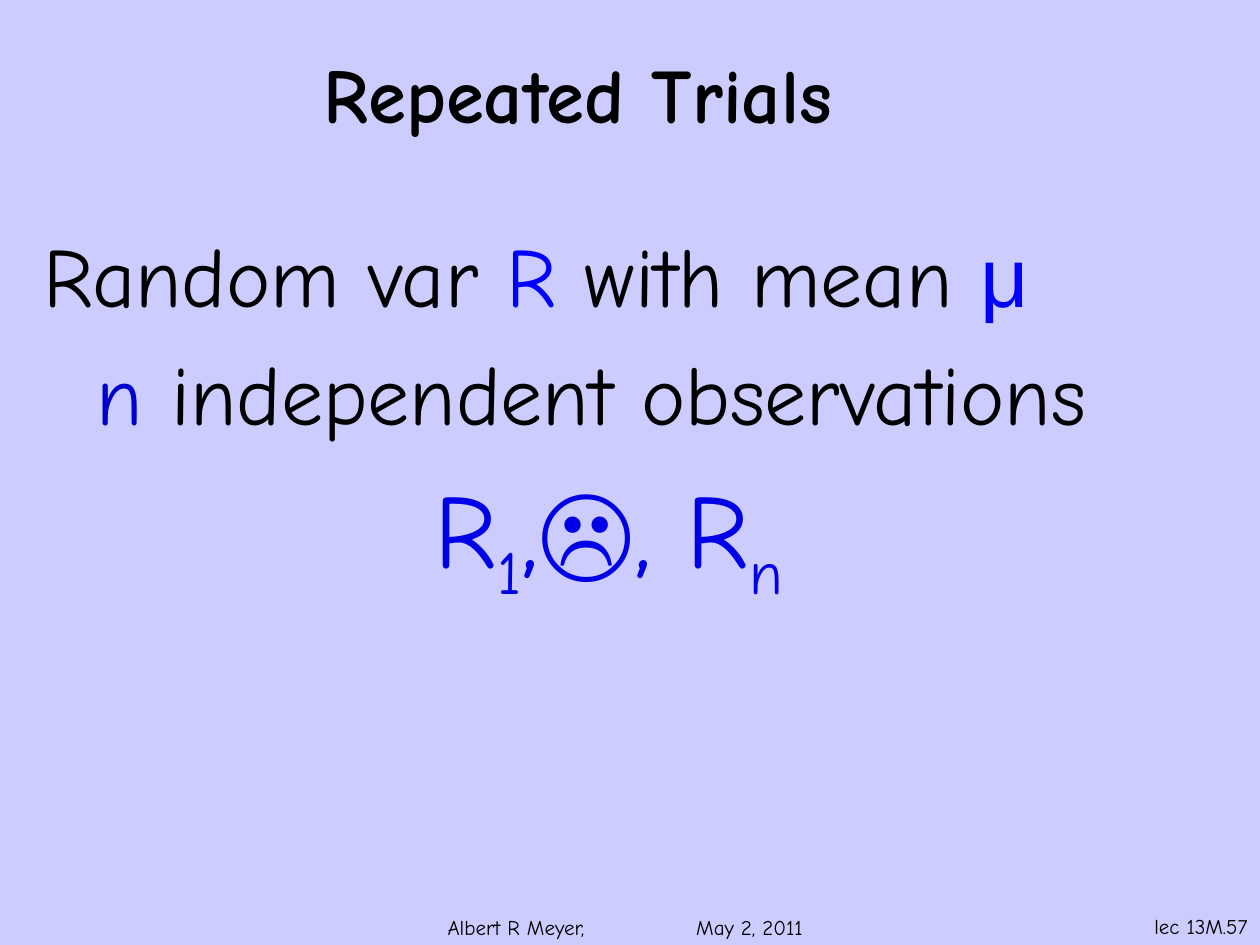
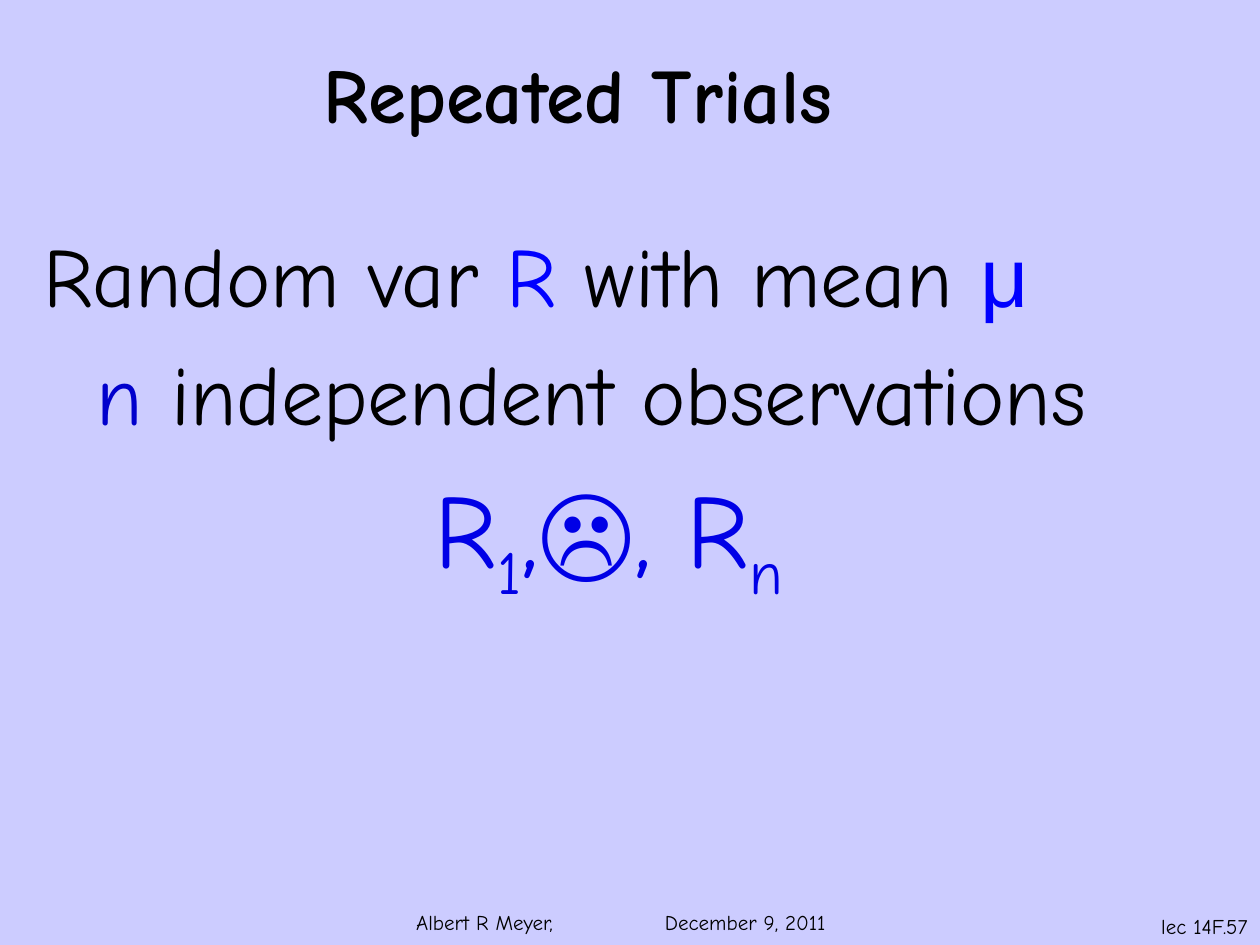
Before and after one commit to armeyer/mcs_web, a slide deck: slide 57 of fall11/slidesF11/slides14f.pptx. Drawn at 1260x945 pixels with LibreOffice and Linux fonts; fonts in the diff are those of the drawing; background and template pictures are left out. Boxes give left, top, right and bottom in pixels: in the first picture for what was removed or moved away, otherwise in the second. Text is boxed around its words. In the diff, an @@ line names an element or a change of style, - is before the commit and + after.

```diff
--- a/fall11/slidesF11/slides14f.pptx
+++ b/fall11/slidesF11/slides14f.pptx
@@ text at <box>416,915,825,934</box>: text changed @@
-Albert R Meyer, May 2, 2011
+Albert R Meyer, December 9, 2011
@@ page number at <box>1161,920,1247,934</box>: text changed @@
-lec 13M.57
+lec 14F.57
```
Also in this commit, not shown: 79 other slides changed.
